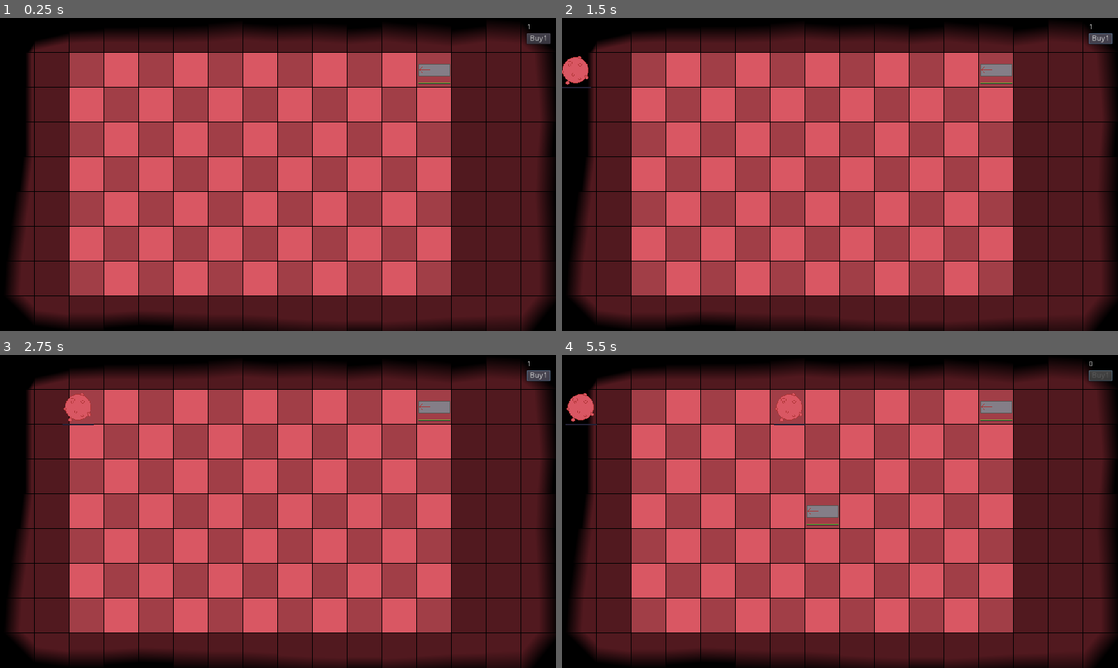
Above: before the commit, frames 1-4 (two rows, left to right).
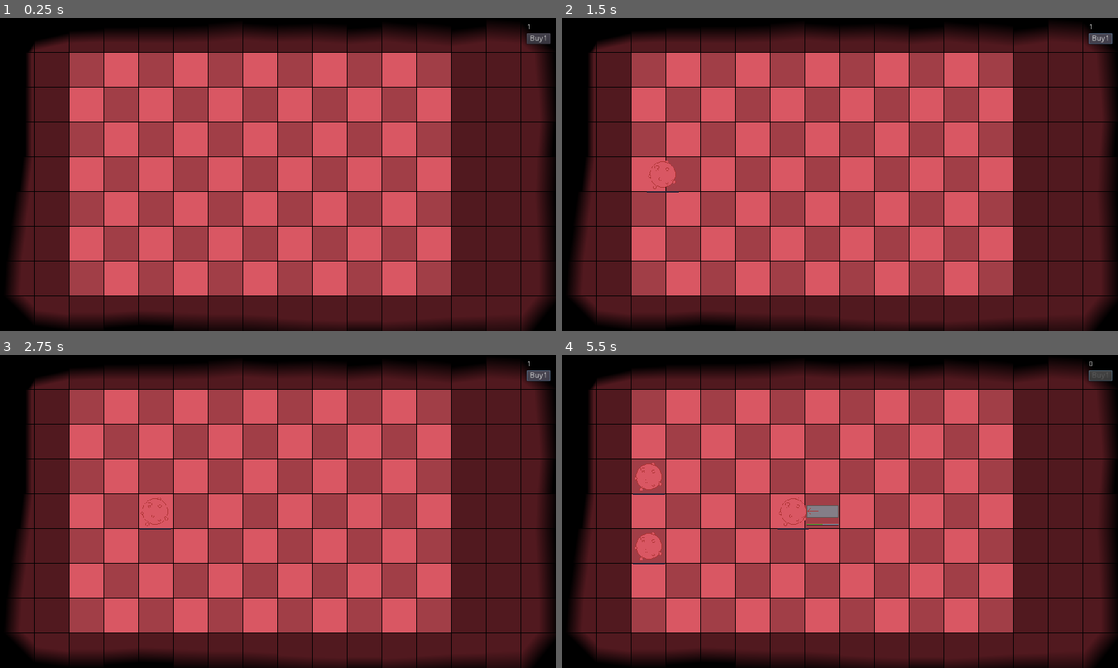
Above: after the commit, the same moments.

Repository: TeamKebab/GodotWildJam23
Game: Godot game, scene res://src/Main.tscn
Same seed, same stepped clock (60 frames per second), same inputs: the game is played once before the commit and once after it.
Inputs (mouse positions are in pixels of both pictures, inside the frame that each line leads up to):
- Up to frame 1 (0.25 s): no input
- Up to frame 2 (1.5 s): click "Buy1" at 0.5 s; click "Buy1" at 1.25 s
- Up to frame 3 (2.75 s): click "Buy1" at 2 s
- Up to frame 4 (5.5 s): move the mouse to (823, 511) at 2.77 s; click (823, 511) at 2.92 s; move the mouse to (728, 527) at 3.52 s; click (728, 527) at 3.67 s; move the mouse to (895, 442) at 4.27 s; click (895, 442) at 4.42 s; move the mouse to (812, 574) at 5.02 s; click (812, 574) at 5.17 s

The runs differ from the first frame. In frame 1, 0.2% of the frame differs, in the area x 75-81%, y 14-22%; in frame 2, 0.7%; in frame 3, 0.6%; in frame 4, 1.6%, in the area x 0-81%, y 12-67%.

Commit message:
wave spawner

Diff:
--- a/src/GUI.gd
+++ b/src/GUI.gd
@@ -3,7 +3,7 @@
 var buying_defense : Area2D = null
 
 onready var button_container : Container = find_node("ButtonContainer")
-onready var defense_container : Node2D = find_parent("Game").find_node("YSort")
+onready var defense_container : Node2D = find_parent("Game").find_node("Defenses")
 onready var grid : Grid = $Grid
 
 
--- a/src/Main.tscn
+++ b/src/Main.tscn
@@ -1,7 +1,6 @@
-[gd_scene load_steps=9 format=2]
+[gd_scene load_steps=8 format=2]
 
-[ext_resource path="res://src/entities/Virus.tscn" type="PackedScene" id=1]
-[ext_resource path="res://src/entities/Cannon.tscn" type="PackedScene" id=2]
+[ext_resource path="res://src/WaveSpawner.gd" type="Script" id=1]
 [ext_resource path="res://assets/sprites/nose_placeholder.png" type="Texture" id=3]
 [ext_resource path="res://src/components/Grid.tscn" type="PackedScene" id=4]
 [ext_resource path="res://src/gui/AntibodiesCounter.gd" type="Script" id=5]
@@ -22,19 +21,15 @@
 
 [node name="AntiBodies" type="Node2D" parent="."]
 
-[node name="YSort" type="YSort" parent="."]
+[node name="Defenses" type="YSort" parent="."]
 
-[node name="Virus" parent="YSort" instance=ExtResource( 1 )]
-position = Vector2( -32, 96 )
+[node name="WaveSpawner" type="Node2D" parent="."]
+script = ExtResource( 1 )
 
-[node name="Virus2" parent="YSort" instance=ExtResource( 1 )]
-position = Vector2( -416, 96 )
+[node name="Virus" type="YSort" parent="WaveSpawner"]
 
-[node name="Virus3" parent="YSort" instance=ExtResource( 1 )]
-position = Vector2( -544, 96 )
-
-[node name="Cannon" parent="YSort" instance=ExtResource( 2 )]
-position = Vector2( 800, 96 )
+[node name="Timer" type="Timer" parent="WaveSpawner"]
+one_shot = true
 
 [node name="GUI" type="Node" parent="."]
 script = ExtResource( 6 )
--- /dev/null
+++ b/src/WaveSpawner.gd
@@ -0,0 +1,92 @@
+extends Node2D
+
+enum Virus {
+	CUTEVID
+}
+
+const VIRUS = {
+	Virus.CUTEVID : preload("res://src/entities/Virus.tscn")
+}
+
+var waves = [
+	[
+		{
+			"wait": 0.5,
+			"virus":[
+				{
+					"virus": Virus.CUTEVID,
+					"row": 0
+				}
+			]
+		},
+		{
+			"wait": 5,
+			"virus":[
+				Virus.CUTEVID,
+				Virus.CUTEVID
+			]
+		},
+	]
+]
+
+var current_wave = null
+
+onready var grid : Grid = find_parent("Game").find_node("Grid")
+onready var container: YSort = $Virus
+onready var timer: Timer = $Timer
+
+
+func _ready() -> void:
+	timer.connect("timeout", self, "_on_Timer_timeout")
+
+	current_wave = waves.pop_front()
+	if not current_wave.empty():
+		timer.start(current_wave[0].wait)
+
+func _on_Timer_timeout():
+	var wave = current_wave.pop_front()
+	_spawn_wavelet(wave)
+
+	if current_wave.empty():
+		print("wave finished")
+	else:
+		timer.start(current_wave[0].wait)
+
+func _spawn_wavelet(wave):
+	assert(wave.virus.size() <= int(grid.size.y))
+
+	var possible_rows = _get_possible_rows()
+
+	for i in wave.virus:
+		var virus = -1
+		var row = -1
+
+		if i is int:
+			virus = i
+		else:
+			virus = i.virus
+			if row in i:
+				row = i.row
+
+		if row < 0 or row >= grid.size.y:
+			row = _get_random(possible_rows)
+
+		_spawn(virus, row)
+
+
+func _spawn(type: int, row: int):
+	var virus = VIRUS[type].instance()
+	virus.global_position = grid.grid_to_world(Vector2(0, row))
+	container.add_child(virus)
+
+
+func _get_random(possible_rows: Array) -> int:
+	# TODO: check rows
+	var i = randi() % possible_rows.size()
+	var row = possible_rows[i]
+	possible_rows.remove(i)
+	return row
+
+
+func _get_possible_rows() -> Array:
+	return range(0, int(grid.size.y) - 1)
--- a/src/components/Grid.gd
+++ b/src/components/Grid.gd
@@ -13,15 +13,17 @@
 const NO_CELL: Vector2 = Vector2(-1,-1)
 
 var selected_cell: Vector2 = NO_CELL
+var size: Vector2 = Vector2.ONE
 
 onready var collision: CollisionShape2D = $CollisionShape2D
-onready var size: Vector2 = collision.get_shape().get_extents()
 
 
 func _ready() -> void:
 	self.connect("input_event", self, "_on_Grid_input_event")
 	self.connect("mouse_exited", self, "_on_Grid_mouse_exited")
-
+	var world_size = collision.get_shape().get_extents() * 2
+	size = Vector2(floor(world_size.x / CELL_WIDTH),
+		floor(world_size.y / CELL_HEIGHT))
 
 func _on_Grid_input_event(viewport: Viewport, event : InputEvent, shape_idx: int):
 	if event is InputEventMouse:
